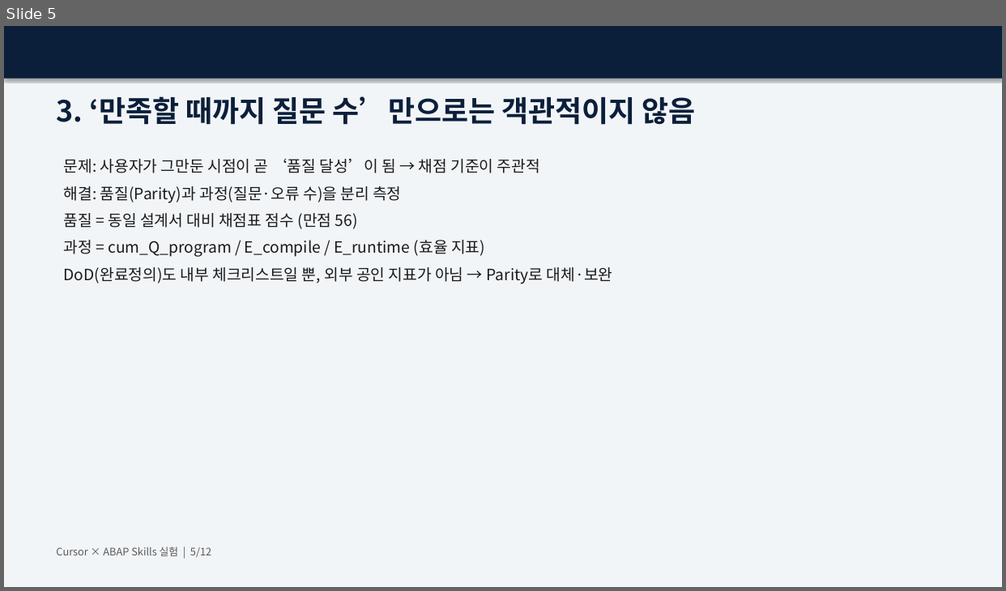
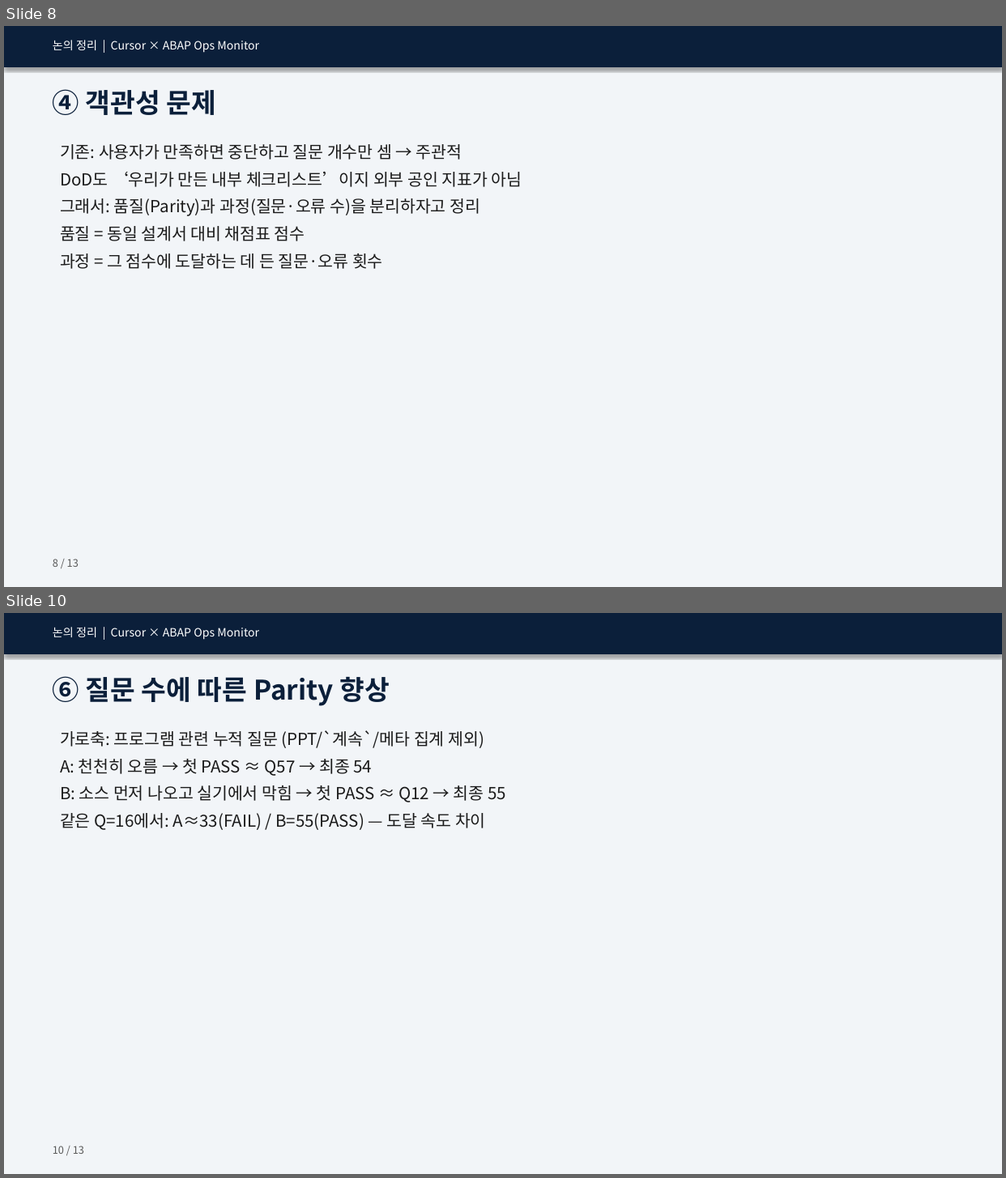
Before and after one commit to hyosungitx00/AI, a slide deck: docs/report/Cursor_ABAP_Skills_Parity_발표자료.pptx. Shown one above the other, each under a label of ours: slide 5 before the commit, slides 8 and 10 after it; the slides between them are not shown. The pictures are 1006x591 and 1006x1178 pixels, drawn with LibreOffice and Linux fonts; fonts in the diff are those of the drawing. Boxes give left, top, right and bottom in pixels: in the first picture for what was removed or moved away, otherwise in the second. Text is boxed around its words. In the diff, an @@ line names an element or a change of style, - is before the commit and + after.

```diff
--- a/docs/report/Cursor_ABAP_Skills_Parity_발표자료.pptx
+++ b/docs/report/Cursor_ABAP_Skills_Parity_발표자료.pptx
@@ slide 10 added at <box>4,613,1002,1174</box>, background #FFFFFF @@
@@ rectangle added at <box>4,613,1002,1174</box>, fill #F2F5F8 @@
@@ rectangle added at <box>4,613,1002,654</box>, fill #0B1F3A @@
@@ text added at <box>53,627,259,640</box>, 11 pt, text #FFFFFF @@
+논의 정리 | Cursor × ABAP Ops Monitor
@@ text added at <box>53,676,389,706</box>, 26 pt, text #0B1F3A, bold @@
+⑥ 질문 수에 따른 Parity 향상
@@ text added at <box>60,730,506,830</box>, 16 pt, text #1A1A1A @@
+가로축: 프로그램 관련 누적 질문 (PPT/`계속`/메타 집계 제외)
+A: 천천히 오름 → 첫 PASS ≈ Q57 → 최종 54
+B: 소스 먼저 나오고 실기에서 막힘 → 첫 PASS ≈ Q12 → 최종 55
+같은 Q=16에서: A≈33(FAIL) / B=55(PASS) — 도달 속도 차이
@@ text added at <box>53,1146,84,1154</box>, 10 pt, text #5A5A5A @@
+10 / 13
@@ what was slide 5 is now slide 8 @@
@@ slide 8 changed as well @@
@@ rectangle: place and size @@
-rectangle at <box>4,26,1002,79</box>
+rectangle at <box>4,26,1002,67</box>
@@ text at <box>53,40,259,53</box>: text changed; size 28 to 11 pt; text colour #0B1F3A to #FFFFFF; bold off @@
-3. ‘만족할 때까지 질문 수’만으로는 객관적이지 않음
+논의 정리 | Cursor × ABAP Ops Monitor
@@ text added at <box>53,89,215,115</box>, 26 pt, text #0B1F3A, bold @@
+④ 객관성 문제
@@ text at <box>60,144,522,269</box>: text changed; size 15 to 16 pt @@
-문제: 사용자가 그만둔 시점이 곧 ‘품질 달성’이 됨 → 채점 기준이 주관적
-해결: 품질(Parity)과 과정(질문·오류 수)을 분리 측정
-품질 = 동일 설계서 대비 채점표 점수 (만점 56)
-과정 = cum_Q_program / E_compile / E_runtime (효율 지표)
-DoD(완료정의)도 내부 체크리스트일 뿐, 외부 공인 지표가 아님 → Parity로 대체·보완
+기존: 사용자가 만족하면 중단하고 질문 개수만 셈 → 주관적
+DoD도 ‘우리가 만든 내부 체크리스트’이지 외부 공인 지표가 아님
+그래서: 품질(Parity)과 과정(질문·오류 수)을 분리하자고 정리
+품질 = 동일 설계서 대비 채점표 점수
+과정 = 그 점수에 도달하는 데 든 질문·오류 횟수
@@ text added at <box>53,559,79,567</box>, 10 pt, text #5A5A5A @@
+8 / 13
@@ text removed at <box>56,547,211,557</box> @@
-Cursor × ABAP Skills 실험 | 5/12
```
Also in this commit, not shown: 1 other slide changed, 10 other slides added, 10 slides removed, 2 other files.
